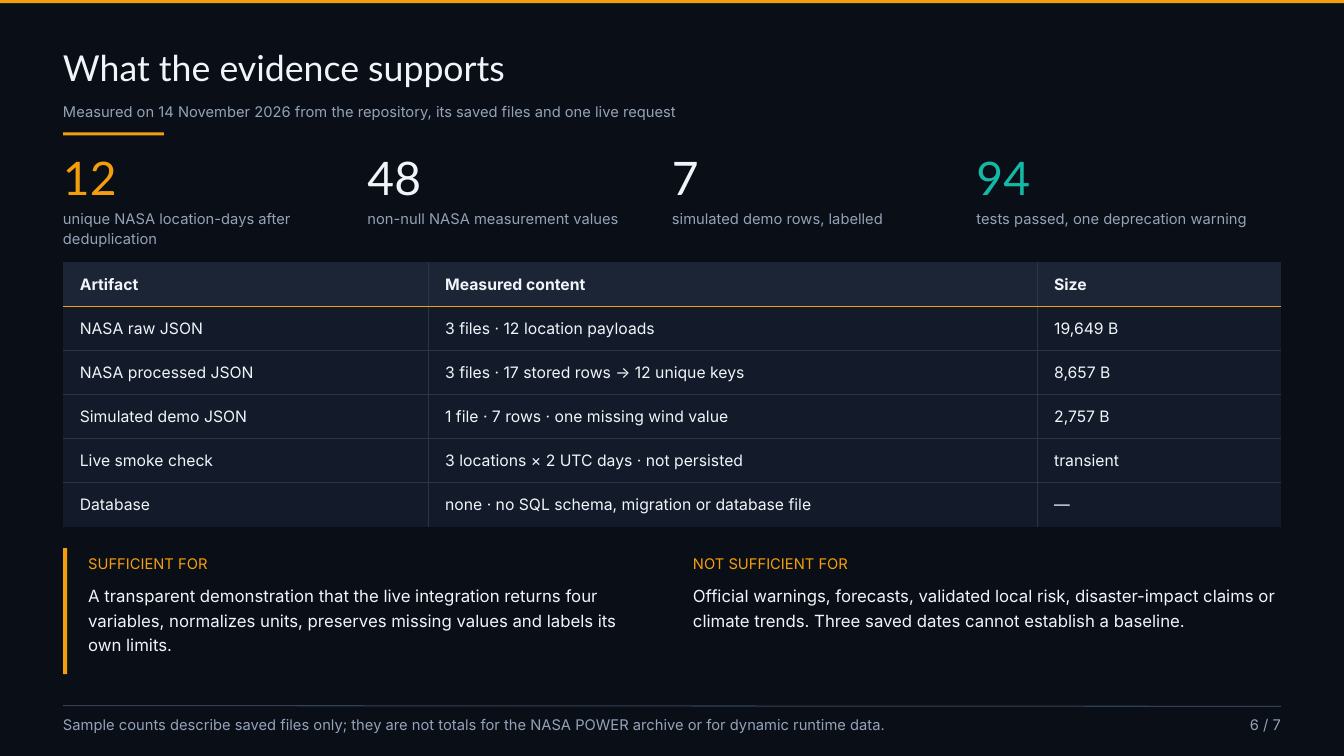
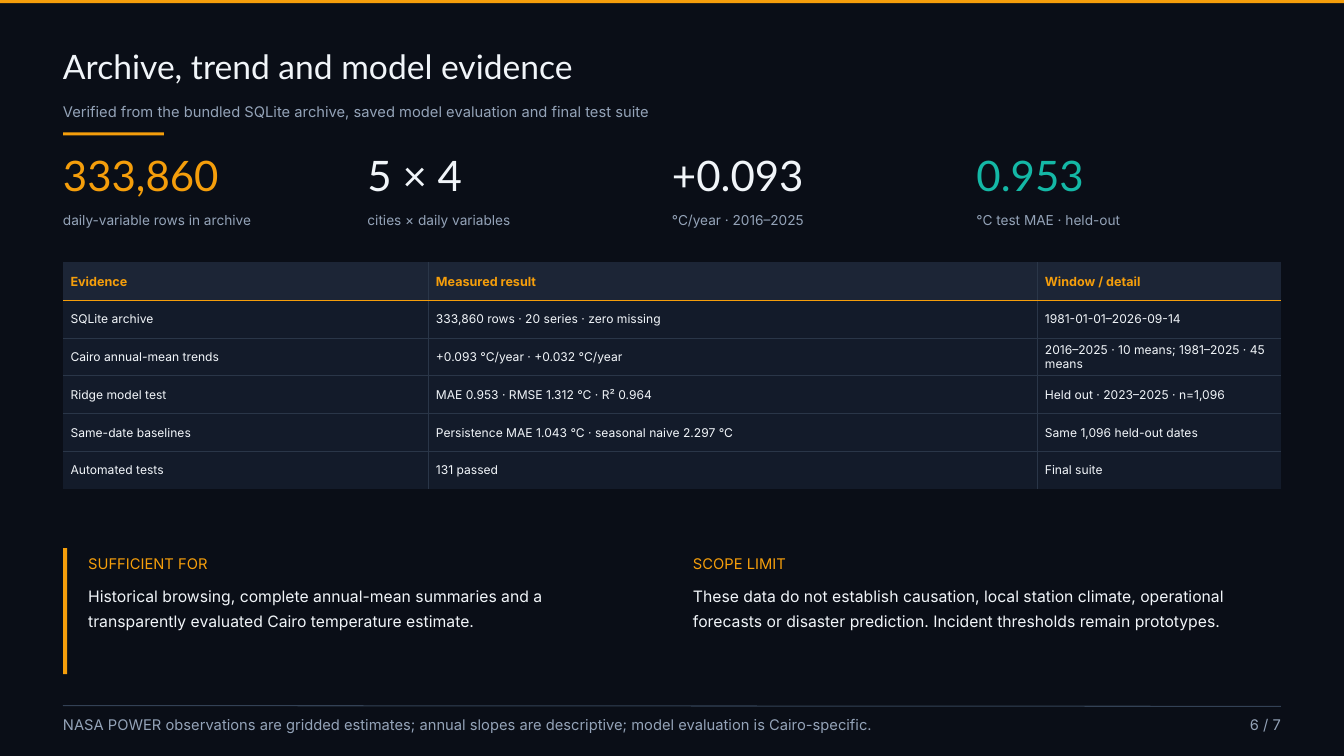
Before and after one commit to aliahmed-star/earthscope, a slide deck: slide 6 of submission_deliverables_2026-11-14/EarthScope_Final_Presentation.pptx. Drawn at 1344x756 pixels with LibreOffice and Linux fonts; fonts in the diff are those of the drawing. Boxes give left, top, right and bottom in pixels: in the first picture for what was removed or moved away, otherwise in the second. Text is boxed around its words. In the diff, an @@ line names an element or a change of style, - is before the commit and + after.

Commit message:
Update deliverables, report, presentation and demo video

```diff
--- a/submission_deliverables_2026-11-14/EarthScope_Final_Presentation.pptx
+++ b/submission_deliverables_2026-11-14/EarthScope_Final_Presentation.pptx
@@ text at <box>63,54,573,84</box>: text changed; size 34 to 32 pt @@
-What the evidence supports
+Archive, trend and model evidence
@@ text at <box>63,106,648,120</box>: text changed @@
-Measured on 14 November 2026 from the repository, its saved files and one live request
+Verified from the bundled SQLite archive, saved model evaluation and final test suite
@@ text at <box>63,160,219,197</box>: text changed; size 44 to 40 pt @@
-12
+333,860
@@ text at <box>367,161,462,192</box>: text changed; size 44 to 40 pt @@
-48
+5 × 4
@@ text at <box>672,160,804,192</box>: text changed; size 44 to 40 pt @@
-7
++0.093
@@ text at <box>976,160,1083,192</box>: text changed; size 44 to 40 pt @@
-94
+0.953
@@ text at <box>63,215,251,228</box>: text changed; size 14 to 13 pt @@
-unique NASA location-days after deduplication
+daily-variable rows in archive
@@ text at <box>367,215,510,228</box>: text changed; size 14 to 13 pt @@
-non-null NASA measurement values
+cities × daily variables
@@ text at <box>672,214,804,228</box>: text changed; size 14 to 13 pt @@
-simulated demo rows, labelled
+°C/year · 2016–2025
@@ text at <box>976,215,1120,225</box>: text changed; size 14 to 13 pt @@
-tests passed, one deprecation warning
+°C test MAE · held-out
@@ table at <box>63,262,1281,527</box> @@
-row 1: Artifact | Measured content | Size
+row 1: Evidence | Measured result | Window / detail
-row 2: NASA raw JSON | 3 files · 12 location payloads | 19,649 B
+row 2: SQLite archive | 333,860 rows · 20 series · zero missing | 1981-01-01–2026-09-14
-row 3: NASA processed JSON | 3 files · 17 stored rows → 12 unique keys | 8,657 B
+row 3: Cairo annual-mean trends | +0.093 °C/year · +0.032 °C/year | 2016–2025 · 10 means; 1981–2025 · 45 means
-row 4: Simulated demo JSON | 1 file · 7 rows · one missing wind value | 2,757 B
+row 4: Ridge model test | MAE 0.953 · RMSE 1.312 °C · R² 0.964 | Held out · 2023–2025 · n=1,096
-row 5: Live smoke check | 3 locations × 2 UTC days · not persisted | transient
+row 5: Same-date baselines | Persistence MAE 1.043 °C · seasonal naive 2.297 °C | Same 1,096 held-out dates
-row 6: Database | none · no SQL schema, migration or database file | —
+row 6: Automated tests | 131 passed | Final suite
@@ text at <box>693,558,786,569</box>: text changed @@
-NOT SUFFICIENT FOR
+SCOPE LIMIT
@@ text at <box>88,590,542,631</box>: text changed; size 16 to 15 pt @@
-A transparent demonstration that the live integration returns four variables, normalizes units, preserves missing values and labels its own limits.
+Historical browsing, complete annual-mean summaries and a transparently evaluated Cairo temperature estimate.
@@ text at <box>693,590,1223,631</box>: text changed; size 16 to 15 pt @@
-Official warnings, forecasts, validated local risk, disaster-impact claims or climate trends. Three saved dates cannot establish a baseline.
+These data do not establish causation, local station climate, operational forecasts or disaster prediction. Incident thresholds remain prototypes.
@@ text at <box>63,719,871,733</box>: text changed @@
-Sample counts describe saved files only; they are not totals for the NASA POWER archive or for dynamic runtime data.
+NASA POWER observations are gridded estimates; annual slopes are descriptive; model evaluation is Cairo-specific.
```
Also in this commit, not shown: 4 other slides changed, 1 slide added, 1 slide removed, 31 other files.
